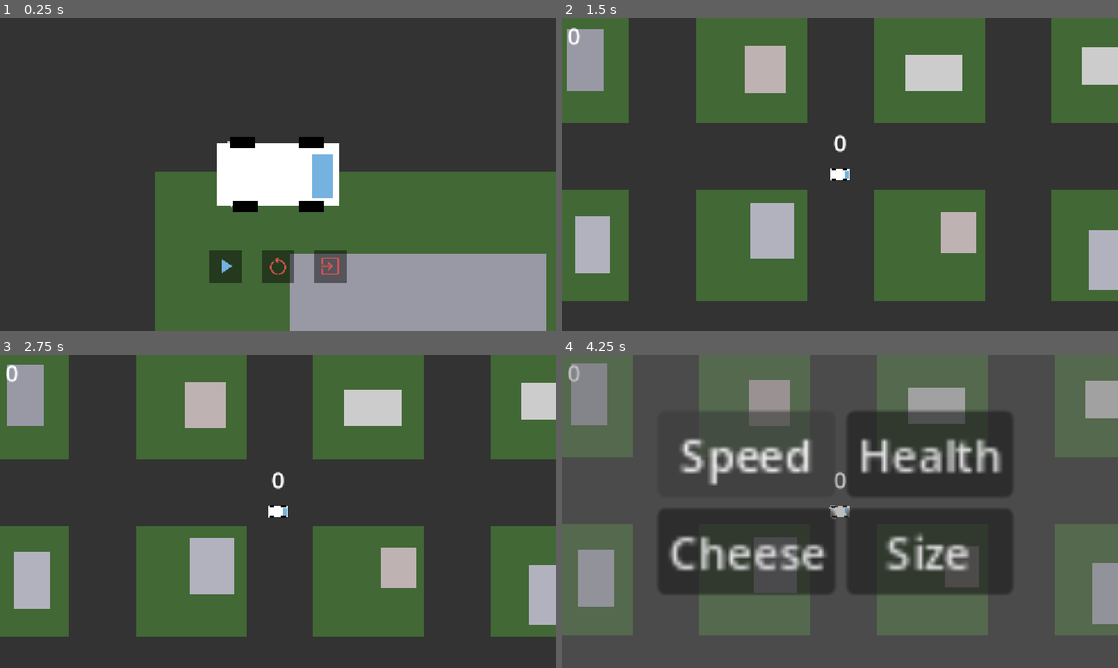
Above: before the commit, frames 1-4 (two rows, left to right).
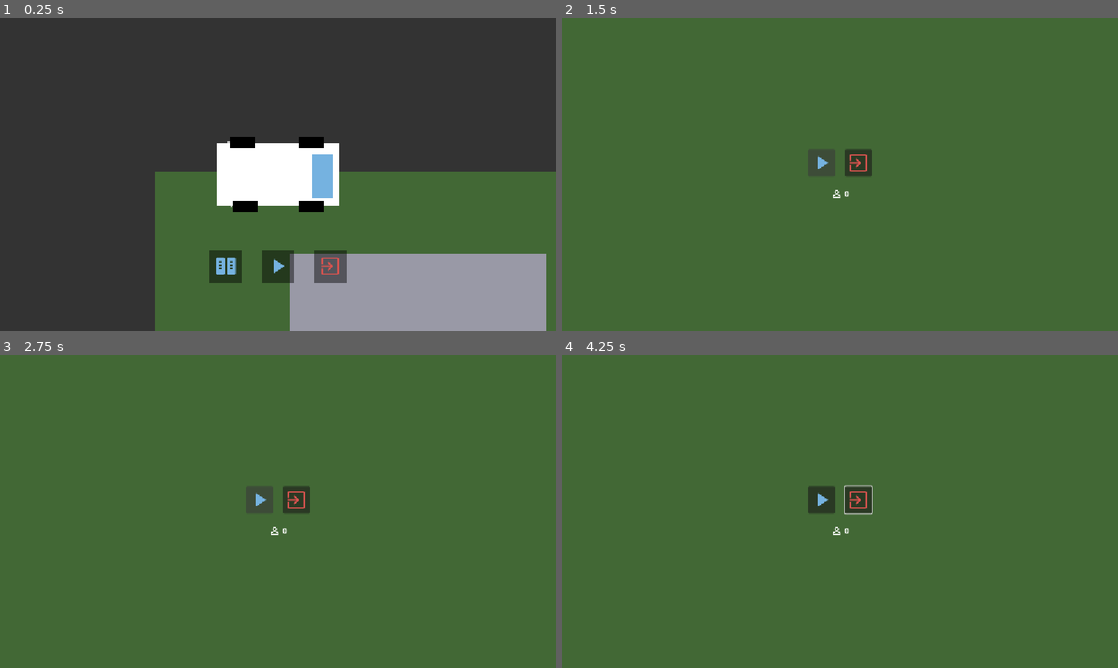
Above: after the commit, the same moments.

Repository: Bolb2019/Nexus
Game: Godot game, scene res://Menu/menu.tscn
Same seed, same stepped clock (60 frames per second), same inputs: the game is played once before the commit and once after it.
Inputs (mouse positions are in pixels of both pictures, inside the frame that each line leads up to):
- Up to frame 1 (0.25 s): no input
- Up to frame 2 (1.5 s): click (789, 265) at 0.52 s; click (823, 161) at 1.27 s
- Up to frame 3 (2.75 s): click (261, 498) at 2.02 s
- Up to frame 4 (4.25 s): tap Enter at 2.75 s; move the mouse to (962, 495) at 2.77 s; hold D (Turn_Right) 2.78-3.5 s; tap Alt at 2.85 s; click (962, 495) at 2.92 s; tap Tab (Open_shop) at 3.02 s; click (745, 455) at 3.5 s, where only the run before the commit has a clickable "Speed"

The runs differ from the first frame. In frame 1, 0.2% of the frame differs, in the area x 38-52%, y 76-82%; in frame 2, 64%; in frame 3, 64%; in frame 4, 76%, in the area x 0-100%, y 0-100%.
Error after the commit: Invalid access to property or key 'player_count_updated' on a base object of type 'Nil'. (res://Menu/Lobby/lobby_common.gd:4)

Commit message:
feat: multiplayer

Diff:
--- /dev/null
+++ b/nexus/Menu/Lobby/client_lobby.gd
@@ -0,0 +1,33 @@
+extends Control
+
+const link_off_icon = preload("res://assets/link_off.png")
+const link_icon = preload("res://assets/link.png")
+
+var connected = false
+
+func _ready() -> void:
+	Lobby.server_connection_failed.connect(_on_connect_failed)
+	Lobby.server_connected.connect(_on_connected)
+
+func _on_connect_button_pressed() -> void:
+	if connected:
+		Lobby.leave_game()
+		connected = false
+		%ConnectButton.icon = link_icon
+	else:
+		if not Lobby.join_game(%IP.text):
+			%ConnectButton.disabled = true
+
+func _on_connect_failed() -> void:
+	%ConnectButton.disabled = false
+	print("connect failed")
+
+func _on_connected() -> void:
+	connected = true
+	%ConnectButton.disabled = false
+	%ConnectButton.icon = link_off_icon
+	print("connected")
+
+func _on_exit_button_pressed() -> void:
+	Lobby.leave_game()
+	get_tree().change_scene_to_file("res://Menu/menu.tscn")
--- /dev/null
+++ b/nexus/Menu/Lobby/client_lobby.tscn
@@ -0,0 +1,55 @@
+[gd_scene format=3 uid="uid://b3ykah0qf72d0"]
+
+[ext_resource type="Script" uid="uid://4qr6fkn3t1dq" path="res://Menu/Lobby/client_lobby.gd" id="1_ndnh5"]
+[ext_resource type="Texture2D" uid="uid://cnkok6bgp5gl2" path="res://assets/link.png" id="1_w6qeq"]
+[ext_resource type="PackedScene" uid="uid://bprtn7ajs3qdg" path="res://Menu/Lobby/lobby_common.tscn" id="2_ndnh5"]
+[ext_resource type="Texture2D" uid="uid://dcypmqlglv16u" path="res://assets/exit_small.png" id="3_3n1qu"]
+
+[node name="ClientLobby" type="Control" unique_id=1715602448]
+layout_mode = 3
+anchors_preset = 15
+anchor_right = 1.0
+anchor_bottom = 1.0
+grow_horizontal = 2
+grow_vertical = 2
+script = ExtResource("1_ndnh5")
+
+[node name="VBoxContainer" type="VBoxContainer" parent="." unique_id=1355354836]
+layout_mode = 1
+anchors_preset = 8
+anchor_left = 0.5
+anchor_top = 0.5
+anchor_right = 0.5
+anchor_bottom = 0.5
+offset_left = -20.0
+offset_top = -20.0
+offset_right = 20.0
+offset_bottom = 20.0
+grow_horizontal = 2
+grow_vertical = 2
+theme_override_constants/separation = 24
+
+[node name="HBoxContainer" type="HBoxContainer" parent="VBoxContainer" unique_id=1907943427]
+layout_mode = 2
+theme_override_constants/separation = 20
+
+[node name="IP" type="LineEdit" parent="VBoxContainer/HBoxContainer" unique_id=515201817]
+unique_name_in_owner = true
+custom_minimum_size = Vector2(200, 0)
+layout_mode = 2
+placeholder_text = "192.168.0.10"
+
+[node name="ConnectButton" type="Button" parent="VBoxContainer/HBoxContainer" unique_id=1136404065]
+unique_name_in_owner = true
+layout_mode = 2
+icon = ExtResource("1_w6qeq")
+
+[node name="ExitButton" type="Button" parent="VBoxContainer/HBoxContainer" unique_id=69765462]
+layout_mode = 2
+icon = ExtResource("3_3n1qu")
+
+[node name="LobbyCommon" parent="VBoxContainer" unique_id=1117571622 instance=ExtResource("2_ndnh5")]
+layout_mode = 2
+
+[connection signal="pressed" from="VBoxContainer/HBoxContainer/ConnectButton" to="." method="_on_connect_button_pressed"]
+[connection signal="pressed" from="VBoxContainer/HBoxContainer/ExitButton" to="." method="_on_exit_button_pressed"]
--- /dev/null
+++ b/nexus/Menu/Lobby/lobby_common.gd
@@ -0,0 +1,7 @@
+extends Control
+
+func _ready() -> void:
+	Lobby.player_count_updated.connect(_update_player_count)
+
+func _update_player_count(count: int) -> void:
+	%PlayerCount.text = str(count)
--- /dev/null
+++ b/nexus/Menu/Lobby/lobby_common.tscn
@@ -0,0 +1,20 @@
+[gd_scene format=3 uid="uid://bprtn7ajs3qdg"]
+
+[ext_resource type="Texture2D" uid="uid://cmrnkd1hepi0q" path="res://assets/person.png" id="1_hbq3d"]
+[ext_resource type="Script" uid="uid://di7a2db1erviu" path="res://Menu/Lobby/lobby_common.gd" id="1_sphe8"]
+
+[node name="LobbyCommon" type="HBoxContainer" unique_id=590350303]
+offset_right = 40.0
+offset_bottom = 40.0
+alignment = 1
+script = ExtResource("1_sphe8")
+
+[node name="TextureRect" type="TextureRect" parent="." unique_id=630985907]
+layout_mode = 2
+texture = ExtResource("1_hbq3d")
+stretch_mode = 5
+
+[node name="PlayerCount" type="Label" parent="." unique_id=1139850038]
+unique_name_in_owner = true
+layout_mode = 2
+text = "0"
--- /dev/null
+++ b/nexus/Menu/Lobby/server_lobby.gd
@@ -0,0 +1,11 @@
+extends Control
+
+func _ready() -> void:
+	Lobby.host_game()
+
+func _on_exit_button_pressed() -> void:
+	Lobby.leave_game()
+	get_tree().change_scene_to_file("res://Menu/menu.tscn")
+
+func _on_play_button_pressed() -> void:
+	Lobby.start_game.rpc()
--- /dev/null
+++ b/nexus/Menu/Lobby/server_lobby.tscn
@@ -0,0 +1,49 @@
+[gd_scene format=3 uid="uid://bgg8hswpwwxkw"]
+
+[ext_resource type="Texture2D" uid="uid://drrvrs5lcynlw" path="res://assets/play.png" id="1_020nd"]
+[ext_resource type="Script" uid="uid://b50pugymm3y2b" path="res://Menu/Lobby/server_lobby.gd" id="1_awut2"]
+[ext_resource type="Texture2D" uid="uid://deppqeflxgyx" path="res://assets/exit.png" id="2_awut2"]
+[ext_resource type="PackedScene" uid="uid://bprtn7ajs3qdg" path="res://Menu/Lobby/lobby_common.tscn" id="3_dyuql"]
+
+[node name="ServerLobby" type="Control" unique_id=2101730404]
+layout_mode = 3
+anchors_preset = 15
+anchor_right = 1.0
+anchor_bottom = 1.0
+grow_horizontal = 2
+grow_vertical = 2
+script = ExtResource("1_awut2")
+
+[node name="VBoxContainer" type="VBoxContainer" parent="." unique_id=221945290]
+layout_mode = 1
+anchors_preset = 8
+anchor_left = 0.5
+anchor_top = 0.5
+anchor_right = 0.5
+anchor_bottom = 0.5
+offset_left = -20.0
+offset_top = -20.0
+offset_right = 20.0
+offset_bottom = 20.0
+grow_horizontal = 2
+grow_vertical = 2
+theme_override_constants/separation = 24
+
+[node name="HBoxContainer" type="HBoxContainer" parent="VBoxContainer" unique_id=1046129748]
+layout_mode = 2
+theme_override_constants/separation = 20
+
+[node name="PlayButton" type="Button" parent="VBoxContainer/HBoxContainer" unique_id=1900949750]
+unique_name_in_owner = true
+layout_mode = 2
+icon = ExtResource("1_020nd")
+
+[node name="ExitButton" type="Button" parent="VBoxContainer/HBoxContainer" unique_id=492101714]
+layout_mode = 2
+icon = ExtResource("2_awut2")
+
+[node name="LobbyCommon" parent="VBoxContainer" unique_id=590350303 instance=ExtResource("3_dyuql")]
+layout_mode = 2
+
+[connection signal="pressed" from="VBoxContainer/HBoxContainer/PlayButton" to="." method="_on_play_button_pressed"]
+[connection signal="pressed" from="VBoxContainer/HBoxContainer/ExitButton" to="." method="_on_exit_button_pressed"]
--- a/nexus/Menu/menu.gd
+++ b/nexus/Menu/menu.gd
@@ -6,14 +6,15 @@
 	%Player/Label.visible = false
 	%Player/Camera2D.position_smoothing_enabled = false
 
-# Called every frame. 'delta' is the elapsed time since the previous frame.
-func _process(delta: float) -> void:
-	pass
-
 func _on_play_button_pressed() -> void:
 	GlobalStats.score = 0
 	%Player/Label.visible = true
-	get_tree().change_scene_to_file("res://Main/Main.tscn")
+	get_tree().change_scene_to_file("res://Menu/Lobby/client_lobby.tscn")
 
 func _on_quit_button_pressed() -> void:
 	get_tree().quit()
+
+func _on_host_button_pressed() -> void:
+	GlobalStats.score = 0
+	%Player/Label.visible = true
+	get_tree().change_scene_to_file("res://Menu/Lobby/server_lobby.tscn")
--- a/nexus/Menu/menu.tscn
+++ b/nexus/Menu/menu.tscn
@@ -3,7 +3,7 @@
 [ext_resource type="Script" uid="uid://cvejcxoalh1wa" path="res://Menu/menu.gd" id="1_ihied"]
 [ext_resource type="PackedScene" uid="uid://cs2esnkvg0kjt" path="res://Player/Player.tscn" id="1_rwxi6"]
 [ext_resource type="Texture2D" uid="uid://drrvrs5lcynlw" path="res://assets/play.png" id="3_ofseh"]
-[ext_resource type="Texture2D" uid="uid://ctkuex3rpo48q" path="res://assets/reset.png" id="4_w6voe"]
+[ext_resource type="Texture2D" uid="uid://c6p7062u6vgjf" path="res://assets/host.png" id="4_w6voe"]
 [ext_resource type="Texture2D" uid="uid://deppqeflxgyx" path="res://assets/exit.png" id="5_eafcm"]
 [ext_resource type="PackedScene" uid="uid://d2a4foka7duvy" path="res://Map_gen/city.tscn" id="6_w6voe"]
 
@@ -75,17 +75,18 @@
 theme_override_constants/separation = 40
 alignment = 1
 
+[node name="HostButton" type="Button" parent="CanvasLayer/HBoxContainer" unique_id=250543941]
+layout_mode = 2
+icon = ExtResource("4_w6voe")
+
 [node name="PlayButton" type="Button" parent="CanvasLayer/HBoxContainer" unique_id=705341106]
 layout_mode = 2
 icon = ExtResource("3_ofseh")
-
-[node name="ResetButton" type="Button" parent="CanvasLayer/HBoxContainer" unique_id=1607444051]
-layout_mode = 2
-icon = ExtResource("4_w6voe")
 
 [node name="QuitButton" type="Button" parent="CanvasLayer/HBoxContainer" unique_id=1948331762]
 layout_mode = 2
 icon = ExtResource("5_eafcm")
 
+[connection signal="pressed" from="CanvasLayer/HBoxContainer/HostButton" to="." method="_on_host_button_pressed"]
 [connection signal="pressed" from="CanvasLayer/HBoxContainer/PlayButton" to="." method="_on_play_button_pressed"]
 [connection signal="pressed" from="CanvasLayer/HBoxContainer/QuitButton" to="." method="_on_quit_button_pressed"]
--- a/nexus/multiplayer/lobby.gd
+++ b/nexus/multiplayer/lobby.gd
@@ -4,6 +4,8 @@
 
 signal player_count_updated(players: int)
 signal player_updated(id: int, data: Dictionary)
+signal server_connected
+signal server_connection_failed
 
 ## { "score": 67, "velocity": Vector2, "position": Vector2, "rotation": 0.0 }
 ## does not include self
@@ -12,6 +14,8 @@
 func _ready() -> void:
 	multiplayer.peer_connected.connect(_update_player_count)
 	multiplayer.peer_disconnected.connect(_on_peer_disconnected)
+	multiplayer.connected_to_server.connect(_on_server_connected)
+	multiplayer.connection_failed.connect(server_connection_failed.emit)
 
 func host_game():
 	var peer = ENetMultiplayerPeer.new()
@@ -19,6 +23,7 @@
 	if error:
 		return error
 	multiplayer.multiplayer_peer = peer
+	_update_player_count()
 
 func join_game(ip: String):
 	var peer = ENetMultiplayerPeer.new()
@@ -27,8 +32,16 @@
 		return error
 	multiplayer.multiplayer_peer = peer
 
+func leave_game() -> void:
+	multiplayer.multiplayer_peer = OfflineMultiplayerPeer.new()
+	_update_player_count()
+
 func _on_peer_disconnected(id: int):
 	players.erase(id)
+	_update_player_count()
+
+func _on_server_connected():
+	server_connected.emit()
 	_update_player_count()
 
 func _update_player_count():
--- a/nexus/project.godot
+++ b/nexus/project.godot
@@ -18,6 +18,7 @@
 [autoload]
 
 GlobalStats="*uid://1c085kscfxo1"
+Lobby="*uid://bp11aydap7237"
 
 [display]
 
Not shown, added: nexus/Menu/Lobby/client_lobby.gd.uid
Not shown, added: nexus/Menu/Lobby/lobby_common.gd.uid
Not shown, added: nexus/Menu/Lobby/server_lobby.gd.uid
Binary file added: nexus/assets/exit_small.png
Not shown, added: nexus/assets/exit_small.png.import
Binary file added: nexus/assets/host.png
Not shown, added: nexus/assets/host.png.import
Binary file added: nexus/assets/link.png
Not shown, added: nexus/assets/link.png.import
Binary file added: nexus/assets/link_off.png
Not shown, added: nexus/assets/link_off.png.import
Binary file added: nexus/assets/person.png
(and 2 more such lines)
